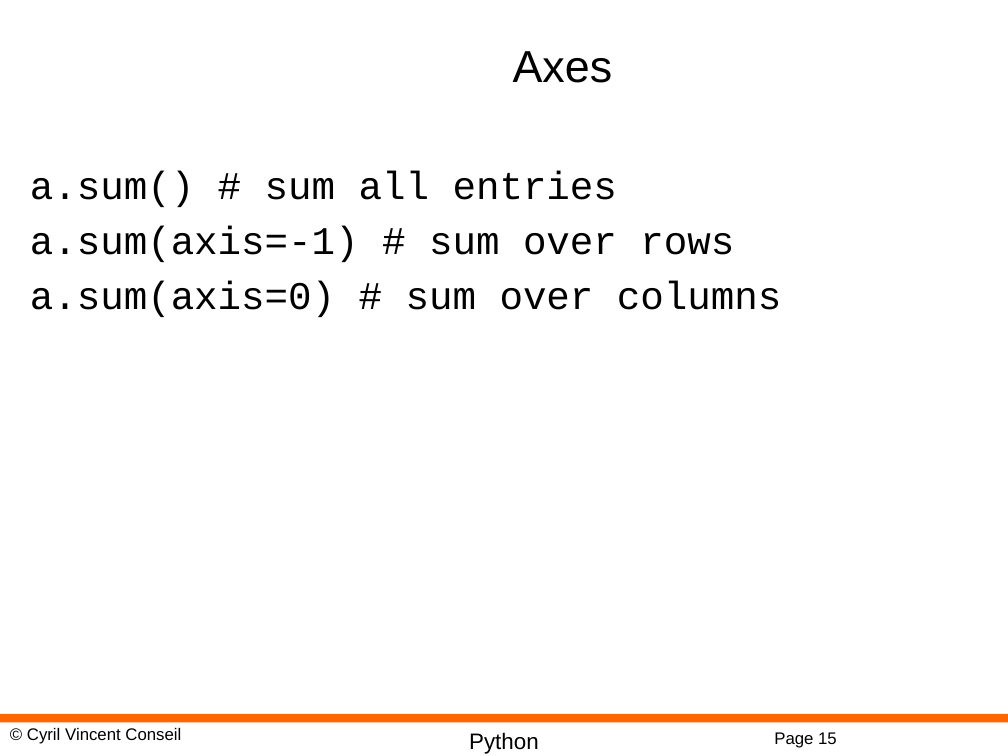
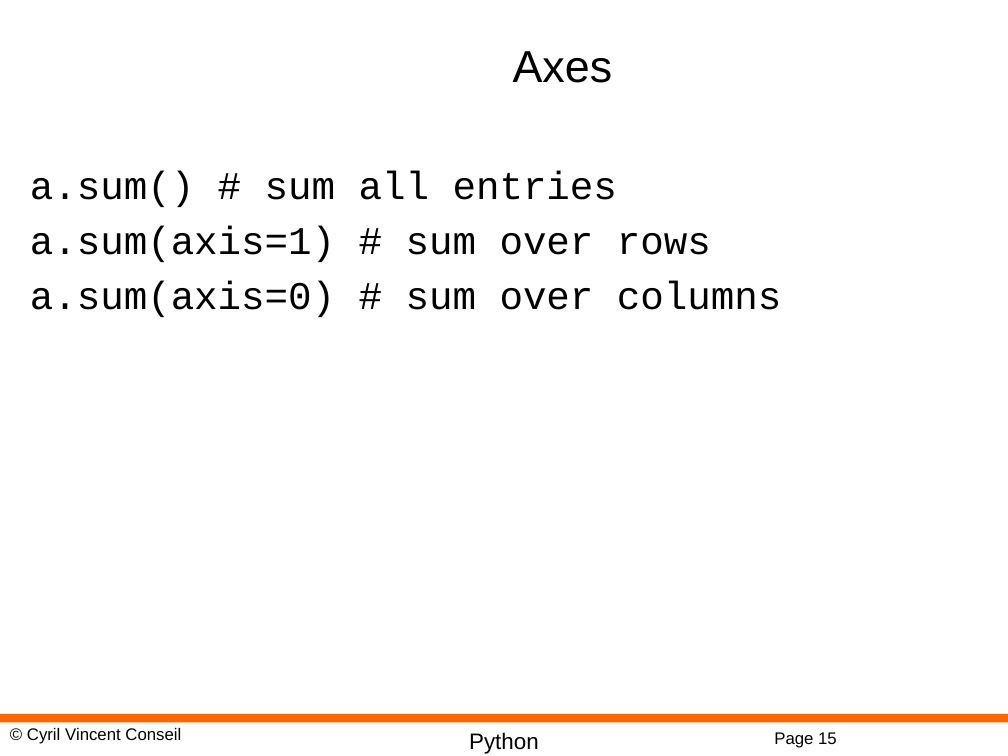
Before and after one commit to cyrilvincent/math, a slide deck: slide 15 of ppt/PythonMath07-NumpyMatrix.pptx. Drawn at 1008x756 pixels with LibreOffice and Linux fonts; fonts in the diff are those of the drawing; background and template pictures are left out. Boxes give left, top, right and bottom in pixels: in the first picture for what was removed or moved away, otherwise in the second. Text is boxed around its words. In the diff, an @@ line names an element or a change of style, - is before the commit and + after.

```diff
--- a/ppt/PythonMath07-NumpyMatrix.pptx
+++ b/ppt/PythonMath07-NumpyMatrix.pptx
@@ text at <box>30,226,711,262</box>: text changed @@
-a.sum(axis=-1) # sum over rows
+a.sum(axis=1) # sum over rows
```
Also in this commit, not shown: 1 other slide changed, 1 other file.
